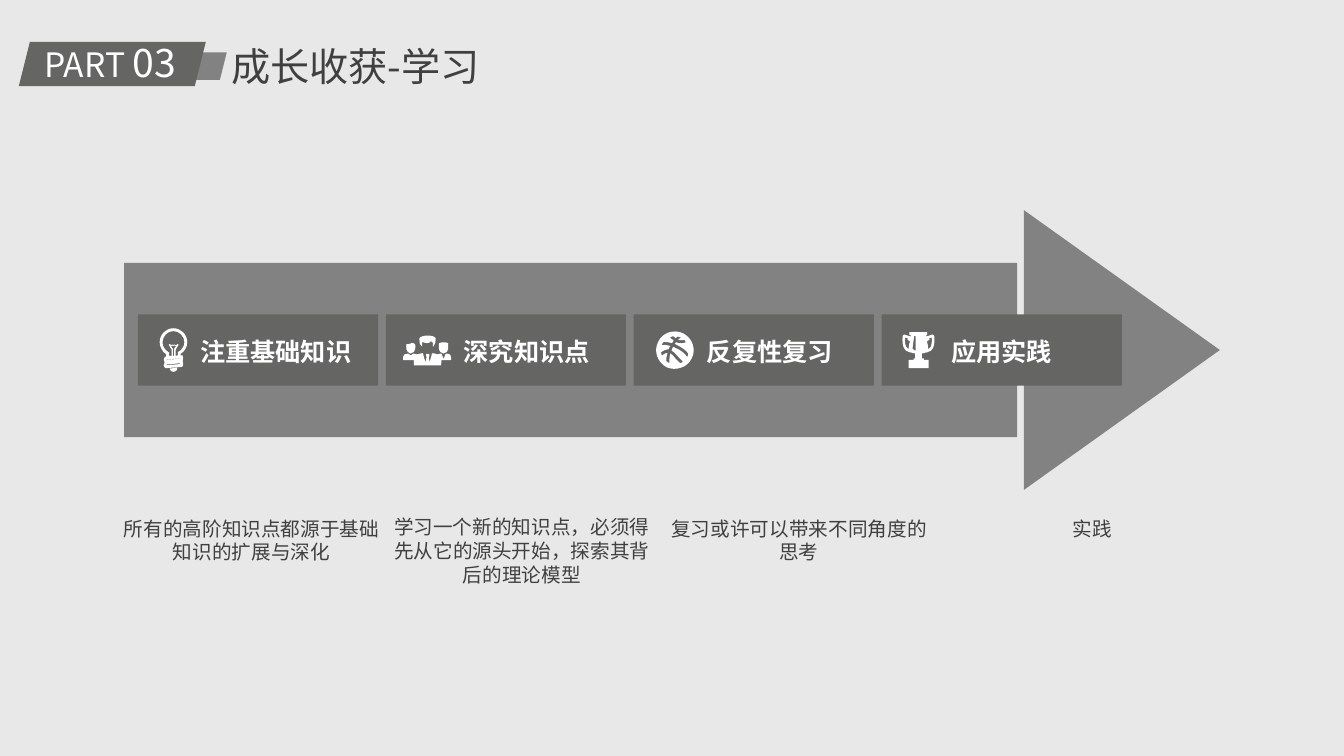
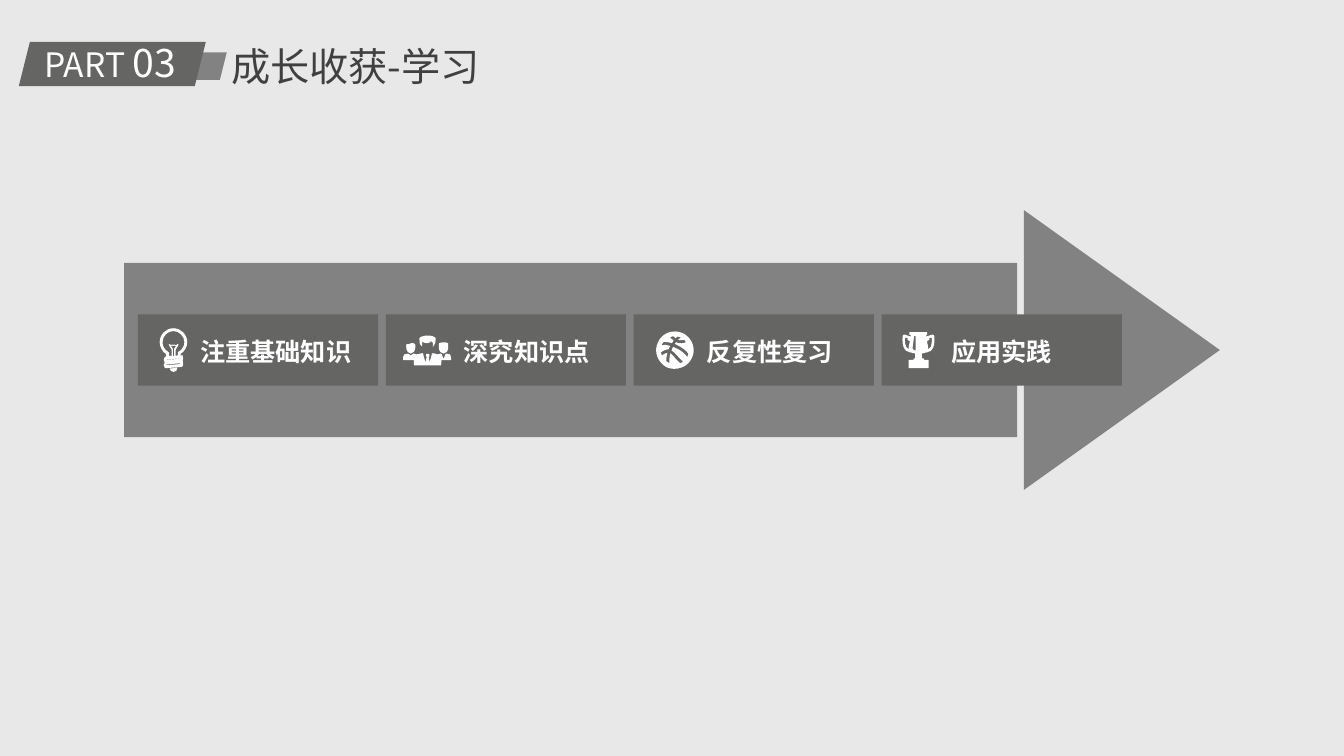
Before and after one commit to HanochLzd/lexian, a slide deck: slide 12 of doc/实习心得分享-罗紫东.pptx. Drawn at 1344x756 pixels with LibreOffice and Linux fonts; fonts in the diff are those of the drawing. Boxes give left, top, right and bottom in pixels: in the first picture for what was removed or moved away, otherwise in the second. Text is boxed around its words. In the diff, an @@ line names an element or a change of style, - is before the commit and + after.

```diff
--- a/doc/实习心得分享-罗紫东.pptx
+++ b/doc/实习心得分享-罗紫东.pptx
@@ group removed at <box>124,517,1112,584</box>: 4 texts @@
-所有的高阶知识点都源于基础知识的扩展与深化
-学习一个新的知识点，必须得先从它的源头开始，探索其背后的理论模型
-复习或许可以带来不同角度的思考
-实践
```
Also in this commit, not shown: 7 other slides changed, 1 slide added, 2 slides removed, 3 other files.
